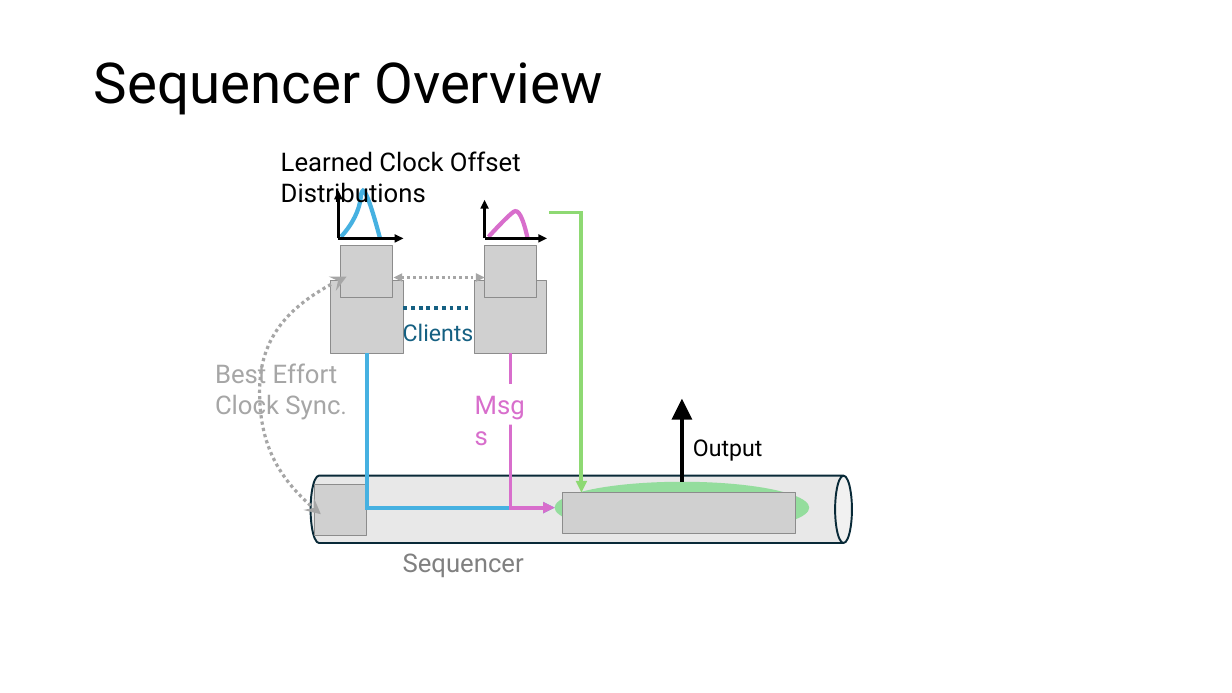
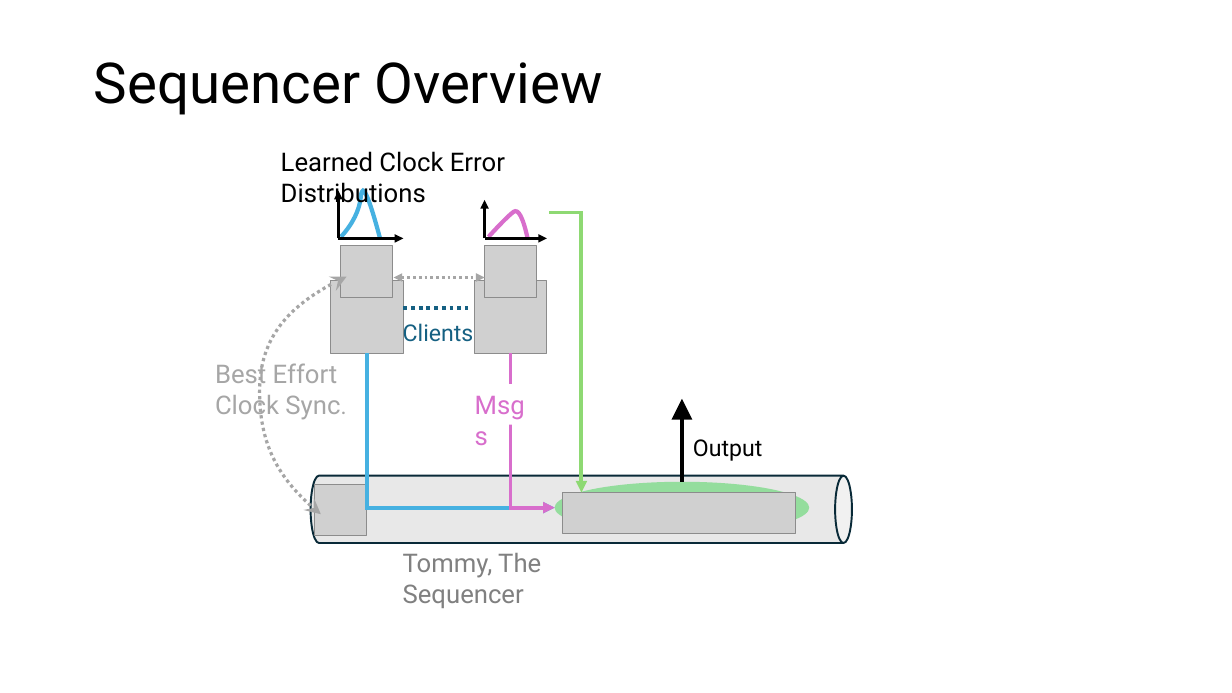
Before and after one commit to HaseebLUMS/Onyx-Presentation, a slide deck: slide 18 of tommy_hotnets_v2.pptx (slide 24 before the commit). Drawn at 1232x693 pixels with LibreOffice and Linux fonts; fonts in the diff are those of the drawing; grey boxes stand for pictures. Boxes give left, top, right and bottom in pixels: in the first picture for what was removed or moved away, otherwise in the second. Text is boxed around its words. In the diff, an @@ line names an element or a change of style, - is before the commit and + after.

```diff
--- a/tommy_hotnets_v2.pptx
+++ b/tommy_hotnets_v2.pptx
@@ text at [281,151,505,209]: text changed @@
-Learned Clock Offset Distributions
+Learned Clock Error Distributions
@@ text at [403,553,541,608]: text changed @@
-Sequencer
+Tommy, The Sequencer
```
Also in this commit, not shown: 13 other slides changed, 2 slides added, 8 slides removed.
